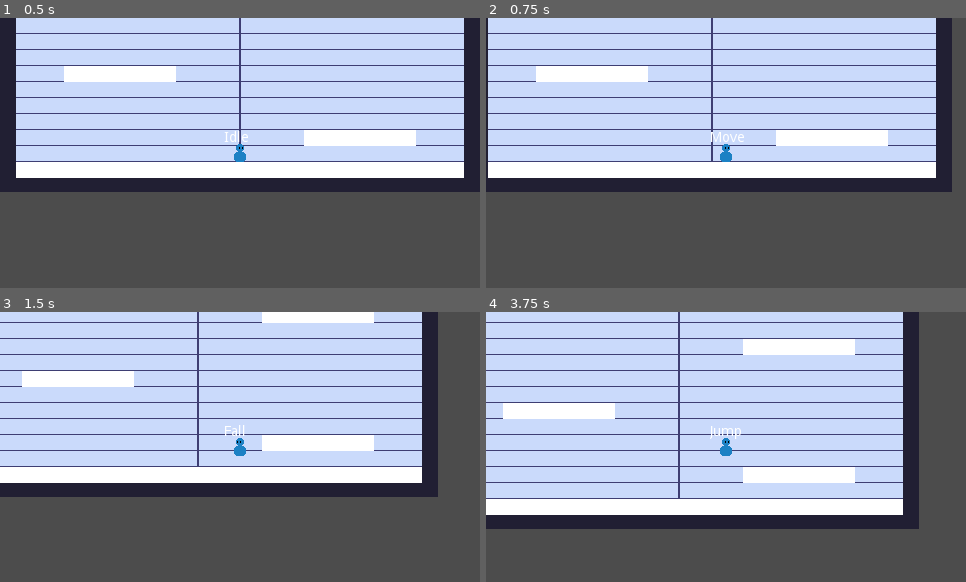
Above: before the commit, frames 1-4 (two rows, left to right).
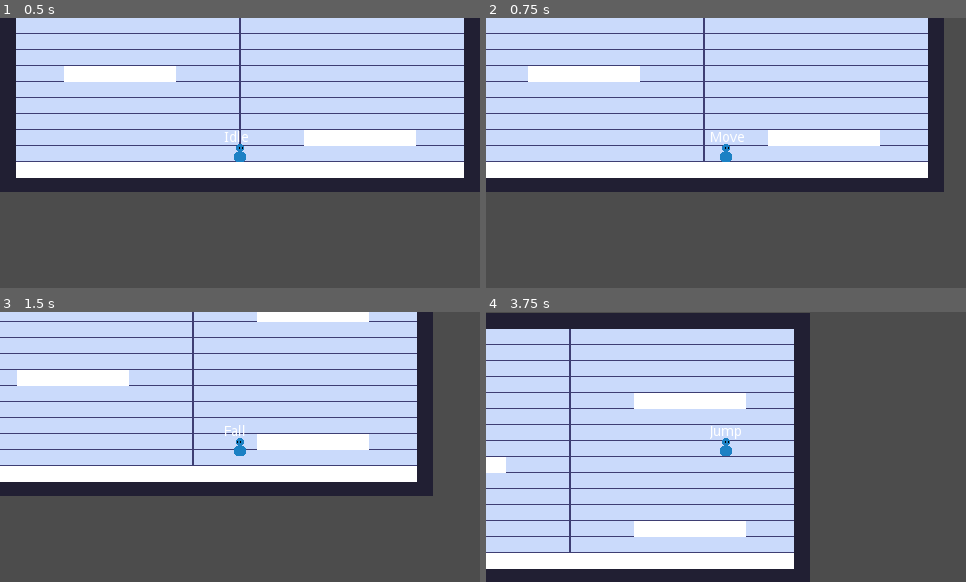
Above: after the commit, the same moments.

Repository: VuurMos/godot-3.5-platformer-character-controller
Game: Godot game, scene res://Game.tscn
The game is run twice, just before and just after one commit, with the same random seed, the same clock (stepped at 60 frames per second) and the same inputs.
Inputs:
- Up to frame 1 (0.5 s): no input
- Up to frame 2 (0.75 s): hold Right (right) from 0.53 s (still down); hold Space (jump) from 0.53 s (still down)
- Up to frame 3 (1.5 s): keep holding Right (right); release Space (jump) at 1.28 s; tap Space (jump) at 1.35 s
- Up to frame 4 (3.75 s): tap Space (jump) at 1.52, 1.82, 2.85, 3.02, 3.32 s; release Right (right) at 2.03 s; hold Left (left) 2.03-2.78 s; hold Space (jump) 2.03-2.78 s; hold Right (right) from 2.78 s (still down); hold Space (jump) from 3.53 s (still down)

Frame 1 is identical in both runs. In frame 2, 3.1% of the frame differs, in the area x 0-98%, y 0-65%; in frame 3, 8.9%; in frame 4, 54%, in the area x 0-91%, y 0-100%.

Commit message:
Double jump with zero'd y velocity

Diff:
--- a/platformer-controller/player/platform-controller.gd
+++ b/platformer-controller/player/platform-controller.gd
@@ -5,9 +5,7 @@
 
 var velocity = Vector2.ZERO
 var max_speed := 10 * TILE_SIZE
-
-# TODO: Acceleration and deacceleration for movement
-var acceleration_time := max_speed / 6 * 0.5
+var acceleration_time := max_speed / 6
 var deacceleration_time := max_speed / 3
 
 var input_direction = 0.0
@@ -35,6 +33,7 @@
 onready var state_machine = $StateMachine
 onready var state_label = $StateLabel
 
+
 func _ready():
 	state_machine.connect("transitioned", state_label, "update_label")
 
@@ -51,7 +50,7 @@
 
 
 func _physics_process(delta):
-	print(velocity.x)
+	print(velocity.y)
 	input_direction = _get_input_direction()
 
 
@@ -59,6 +58,7 @@
 	var input = 0.0
 	input = Input.get_action_strength("right") - Input.get_action_strength("left")
 	return input
+
 
 func check_direction_facing():
 	if velocity.x > 0:
@@ -81,6 +81,7 @@
 
 func apply_fall_gravity():
 	velocity.y += fall_gravity * get_physics_process_delta_time()
+
 
 # Apply movement with no acceleration or friction
 func apply_movement():
@@ -112,24 +113,3 @@
 func clamp_fall_speed():
 	if velocity.y >= max_fall_velocity:
 		velocity.y = max_fall_velocity
-
-#func apply_acc_movement():
-#	if is_zero_approx(input_direction):
-#		if !is_zero_approx(velocity.x):
-#			apply_friction(deacceleration_time * get_physics_process_delta_time())
-#	else:
-#		apply_acceleration(input_direction * acceleration_time * get_physics_process_delta_time())
-#		check_direction_facing()
-#
-#
-#func apply_friction(_amount : float):
-#	if velocity.x > _amount:
-##		velocity.x.move_towards()
-#		pass
-#	else:
-#		velocity.x = 0.0
-#
-#
-#func apply_acceleration(_amount : float):
-#	velocity.x += _amount
-#	velocity.x = clamp(velocity.x, -max_speed, max_speed)
--- a/platformer-controller/player/player-fall-state.gd
+++ b/platformer-controller/player/player-fall-state.gd
@@ -1,5 +1,6 @@
 # Fall State
 extends PlayerState
+
 
 func enter(msg := {}) -> void:
 	# Start coyote time
@@ -13,9 +14,10 @@
 		state_machine.transition_to("Jump")
 
 #	# Double jump check
-#	if !player.jump_buffer.is_stopped() and player.allow_double_jump:
-#		player.allow_double_jump = false
-#		state_machine.transition_to("Jump")
+	if !player.jump_buffer.is_stopped() and player.allow_double_jump:
+		player.allow_double_jump = false
+		player.velocity.y = 0
+		state_machine.transition_to("Jump")
 
 	# Player air movement
 	player.apply_fall_gravity()
--- a/platformer-controller/player/player-idle-state.gd
+++ b/platformer-controller/player/player-idle-state.gd
@@ -1,5 +1,6 @@
 # Idle State
 extends PlayerState
+
 
 func enter(msg := {}) -> void:
 	player.velocity = Vector2.ZERO
--- a/platformer-controller/player/player-jump-state.gd
+++ b/platformer-controller/player/player-jump-state.gd
@@ -1,25 +1,26 @@
 # Air State
 extends PlayerState
 
+
 func enter(msg := {}) -> void:
 	#Add initial jump force
+	player.velocity.y = 0
 	player.add_jump_velocity()
 
 
 func update(delta: float) -> void:
 #	# Double jump check
-#	if !player.jump_buffer.is_stopped() and player.allow_double_jump:
-#		player.allow_double_jump = false
-#		state_machine.transition_to("Jump")
+	if !player.jump_buffer.is_stopped() and player.allow_double_jump:
+		player.allow_double_jump = false
+		player.velocity.y = 0
+		state_machine.transition_to("Jump")
 
 #	# Jump cancel (variable jump height)
 #	# Note: can also check a y velocity for minimum jump before cancelling
 	if !player.jump_input:
 		player.apply_fall_gravity()
-		print("jump cancelled")
 	else:
 		player.apply_jump_gravity()
-		print("full jump")
 
 	# Player air movement
 	player.apply_smooth_movement()
--- a/platformer-controller/player/player-move-state.gd
+++ b/platformer-controller/player/player-move-state.gd
@@ -1,5 +1,6 @@
 # Move State
 extends PlayerState
+
 
 func enter(msg := {}) -> void:
 	player.allow_double_jump = true
--- a/platformer-controller/player/player-state.gd
+++ b/platformer-controller/player/player-state.gd
@@ -4,10 +4,12 @@
 var state_machine = null
 var player = null
 
+
 func _ready() -> void:
 	yield(owner, "ready")
 	player = owner as PlatformController
 	assert(player != null)
+
 
 func set_state_machine(new_state_machine):
 	state_machine = new_state_machine
